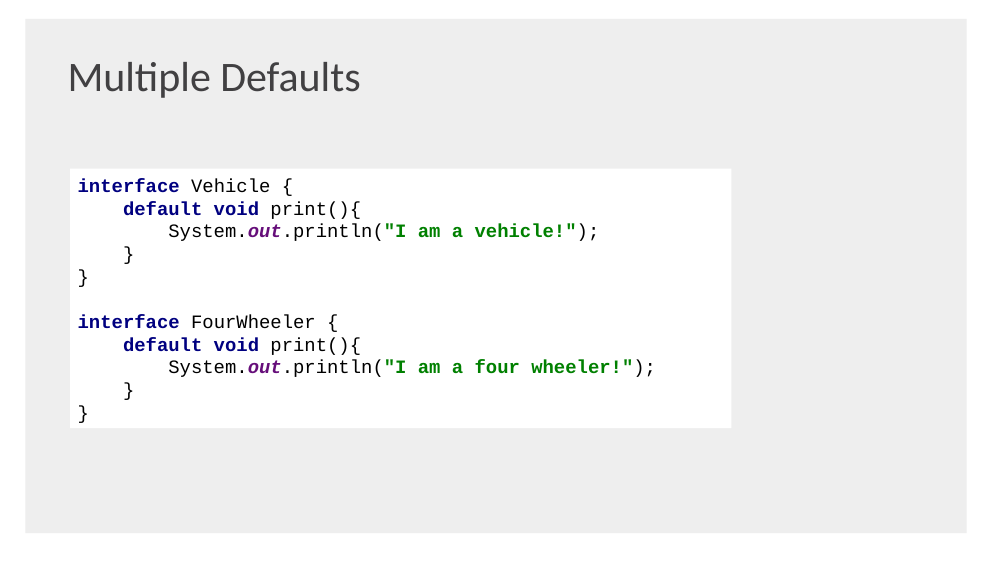
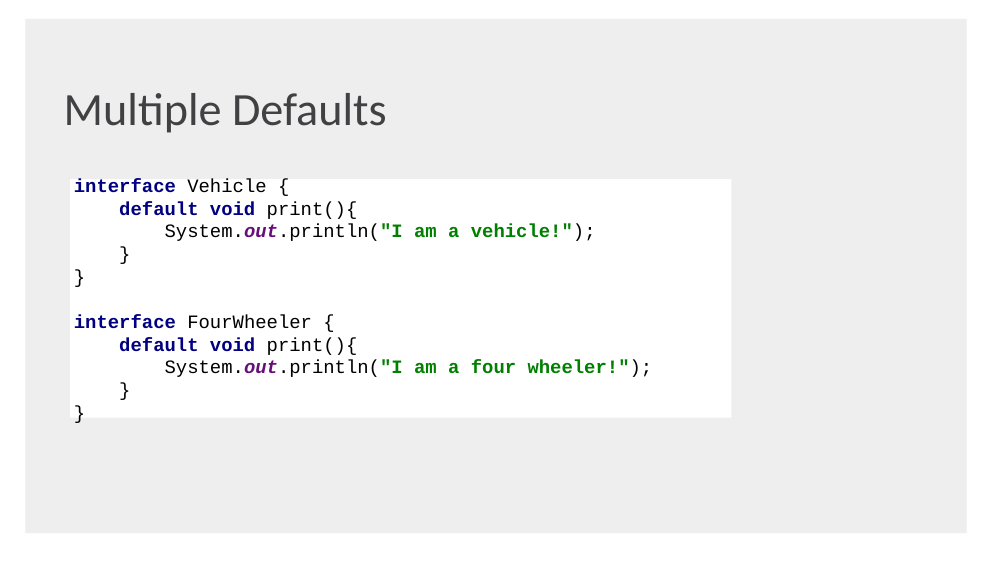
Before and after one commit to shaojie-xu-kp/Java8_lunch_learn, a slide deck: slide 9 of Java 8 & TDP.pptx (slide 14 before the commit). Drawn at 1008x567 pixels with LibreOffice and Linux fonts; fonts in the diff are those of the drawing; background and template pictures are left out. Boxes give left, top, right and bottom in pixels: in the first picture for what was removed or moved away, otherwise in the second. Text is boxed around its words. In the diff, an @@ line names an element or a change of style, - is before the commit and + after.

```diff
--- a/Java 8 & TDP.pptx
+++ b/Java 8 & TDP.pptx
@@ text "Multiple Defaults": place and size @@
-text "Multiple Defaults" at bbox=[68, 62, 360, 98]
+text "Multiple Defaults" at bbox=[64, 93, 387, 133]
@@ text "Multiple Defaults" at bbox=[64, 93, 387, 133]: size 40 to 44 pt; less space between paragraphs @@
@@ rectangle "interface Vehicle { default void ...": place and size @@
-rectangle "interface Vehicle { default void ..." at bbox=[70, 169, 732, 428]
+rectangle "interface Vehicle { default void ..." at bbox=[70, 179, 732, 418]
```
Also in this commit, not shown: 41 other slides changed, 3 slides added, 15 slides removed, 1 other file.
